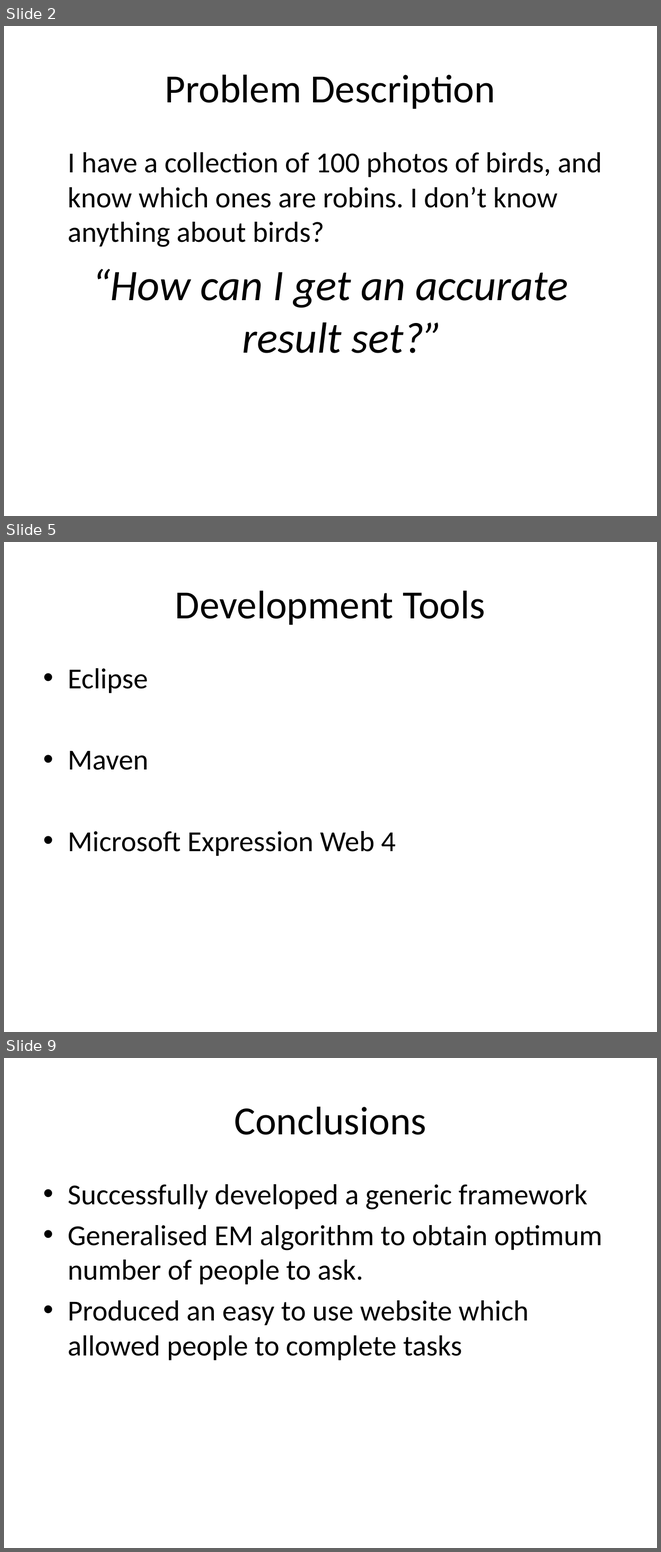
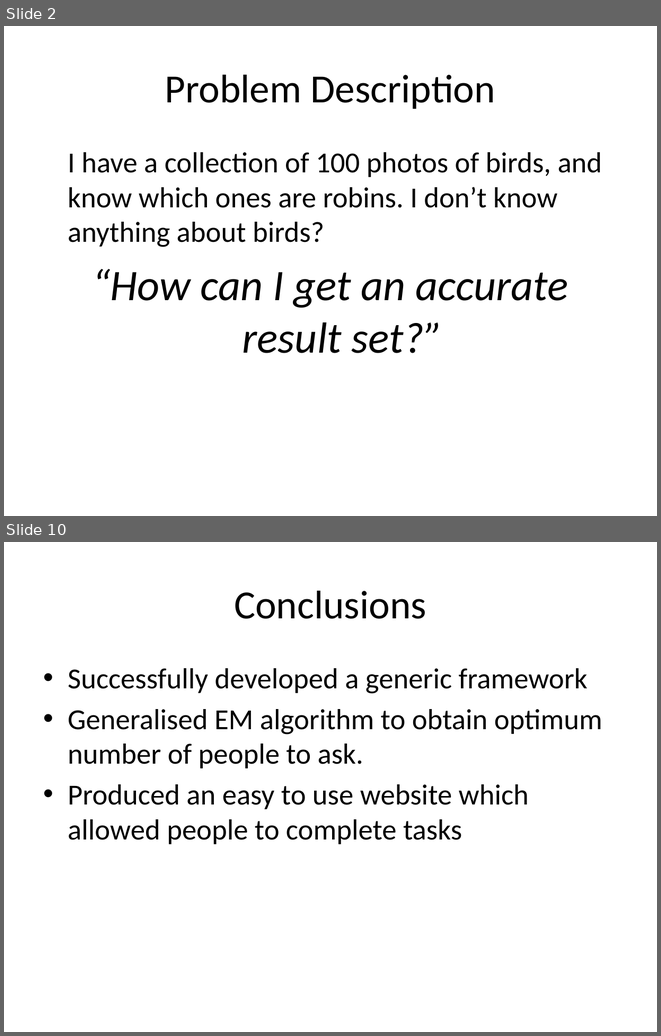
Before and after one commit to giovannic/crowdtrust, a slide deck: presentation/CrowdTrust .pptx. Shown one above the other, each under a label of ours: slides 2, 5 and 9 before the commit, slides 2 and 10 after it; the slides between them are not shown. The pictures are 661x1552 and 661x1036 pixels, drawn with LibreOffice and Linux fonts; fonts in the diff are those of the drawing; background and template pictures are left out. Boxes give left, top, right and bottom in pixels: in the first picture for what was removed or moved away, otherwise in the second. Text is boxed around its words. In the diff, an @@ line names an element or a change of style, - is before the commit and + after.

```diff
--- a/presentation/CrowdTrust .pptx
+++ b/presentation/CrowdTrust .pptx
@@ slide 5 removed at (4,542,657,1032), background picture (left out) @@
@@ title removed at (175,590,485,625) @@
-Development Tools
@@ text removed at (68,668,396,856) @@
-• Eclipse
-• Maven
-• Microsoft Expression Web 4
@@ what was slide 9 is now slide 10 @@
```
Also in this commit, not shown: 5 slides changed, 2 slides added, 1 other file.
